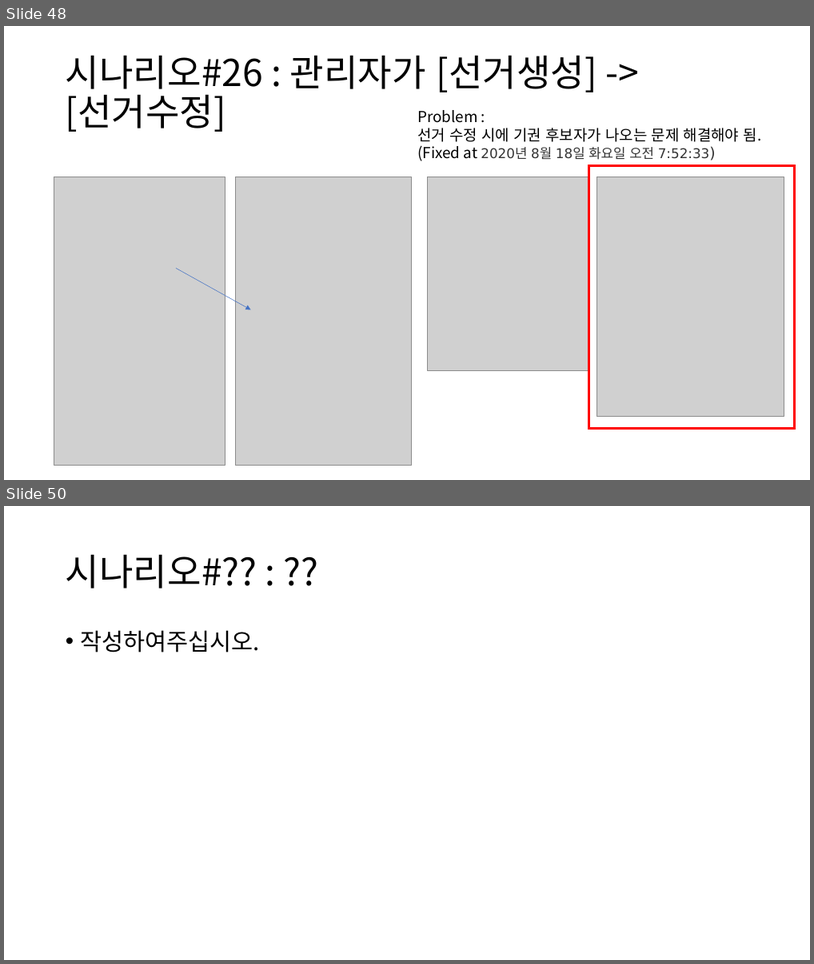
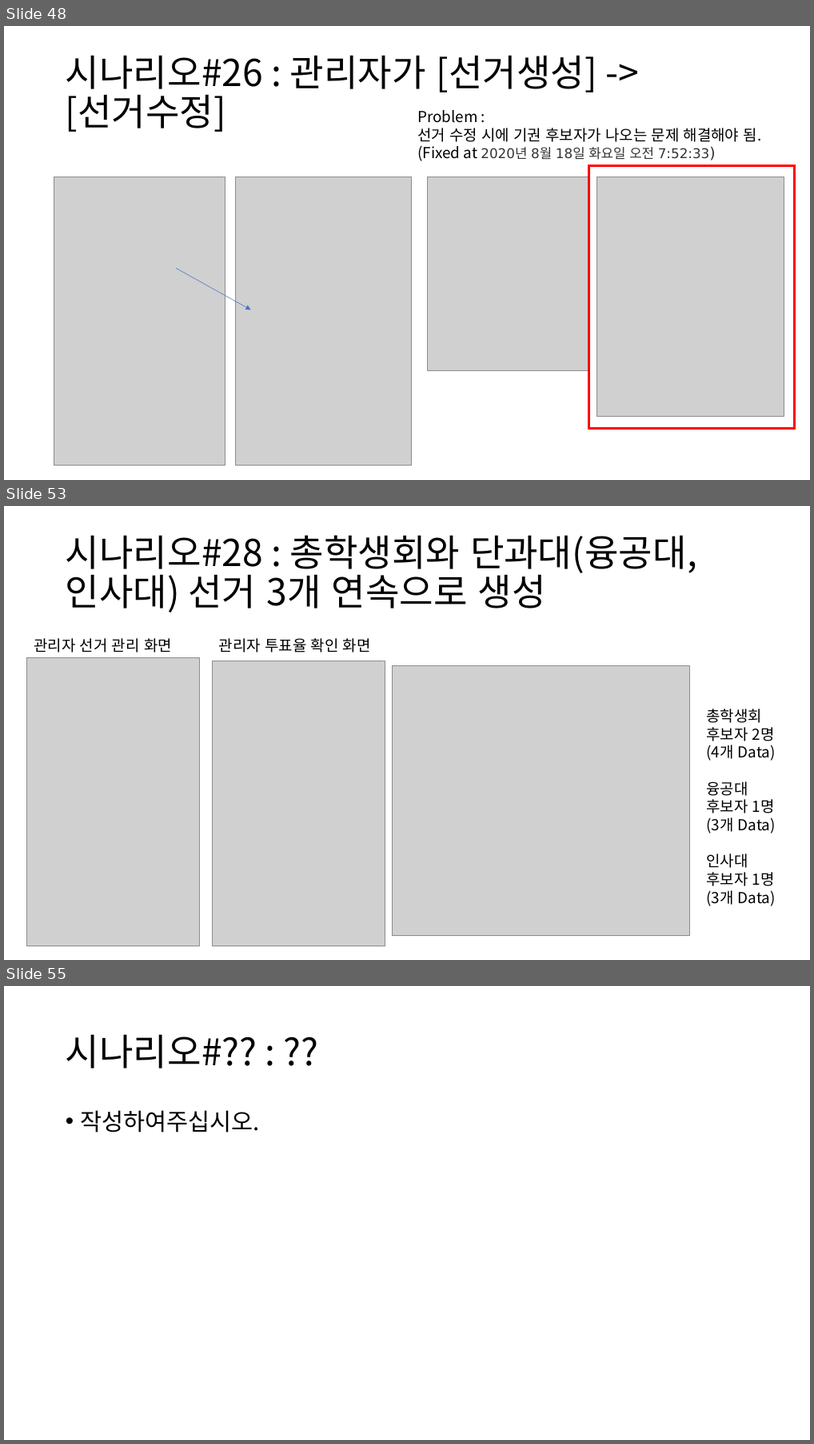
Before and after one commit to BL-UCKSS/evote-project, a slide deck: Document/Testcase/Testcase #1.pptx. Shown one above the other, each under a label of ours: slides 48 and 50 before the commit, slides 48, 53 and 55 after it; the slides between them are not shown. The pictures are 814x964 and 814x1444 pixels, drawn with LibreOffice and Linux fonts; fonts in the diff are those of the drawing; grey boxes stand for pictures. Boxes give left, top, right and bottom in pixels: in the first picture for what was removed or moved away, otherwise in the second. Text is boxed around its words. In the diff, an @@ line names an element or a change of style, - is before the commit and + after.

Commit message:
시나리오#28까지 끝내고 쉬는 중.

```diff
--- a/Document/Testcase/Testcase #1.pptx
+++ b/Document/Testcase/Testcase #1.pptx
@@ slide 53 added at (x1=4, y1=506, x2=810, y2=960), background #FFFFFF @@
@@ title added at (x1=66, y1=535, x2=698, y2=612), 44 pt, text #000000 @@
+시나리오#28 : 총학생회와 단과대(융공대, 인사대) 선거 3개 연속으로 생성
@@ text added at (x1=34, y1=638, x2=172, y2=652), 18 pt, text #000000 @@
+관리자 선거 관리 화면
@@ text added at (x1=219, y1=638, x2=371, y2=652), 18 pt, text #000000 @@
+관리자 투표율 확인 화면
@@ picture added at (x1=27, y1=658, x2=199, y2=946) @@
@@ picture added at (x1=213, y1=661, x2=385, y2=946) @@
@@ picture added at (x1=392, y1=666, x2=690, y2=936) @@
@@ text added at (x1=706, y1=708, x2=776, y2=906), 18 pt, text #000000 @@
+총학생회
+후보자 2명
+(4개 Data)
+융공대
+후보자 1명
+(3개 Data)
+인사대
+후보자 1명
+(3개 Data)
@@ what was slide 50 is now slide 55 @@
```
Also in this commit, not shown: 1 slide changed, 4 other slides added.
